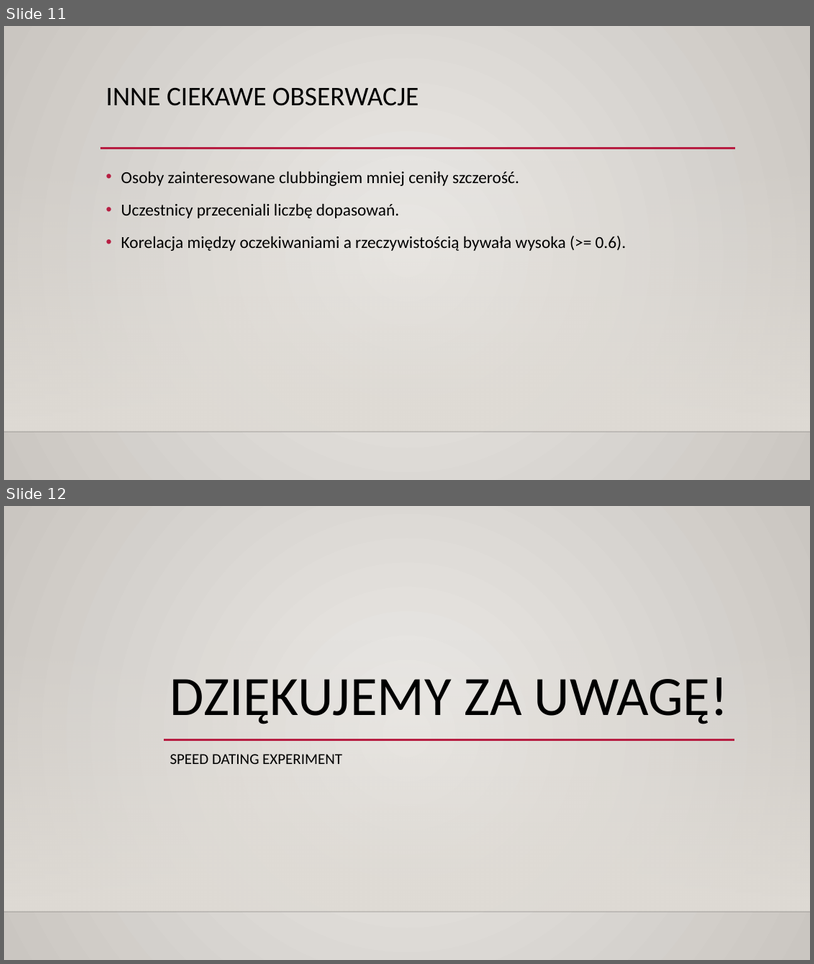
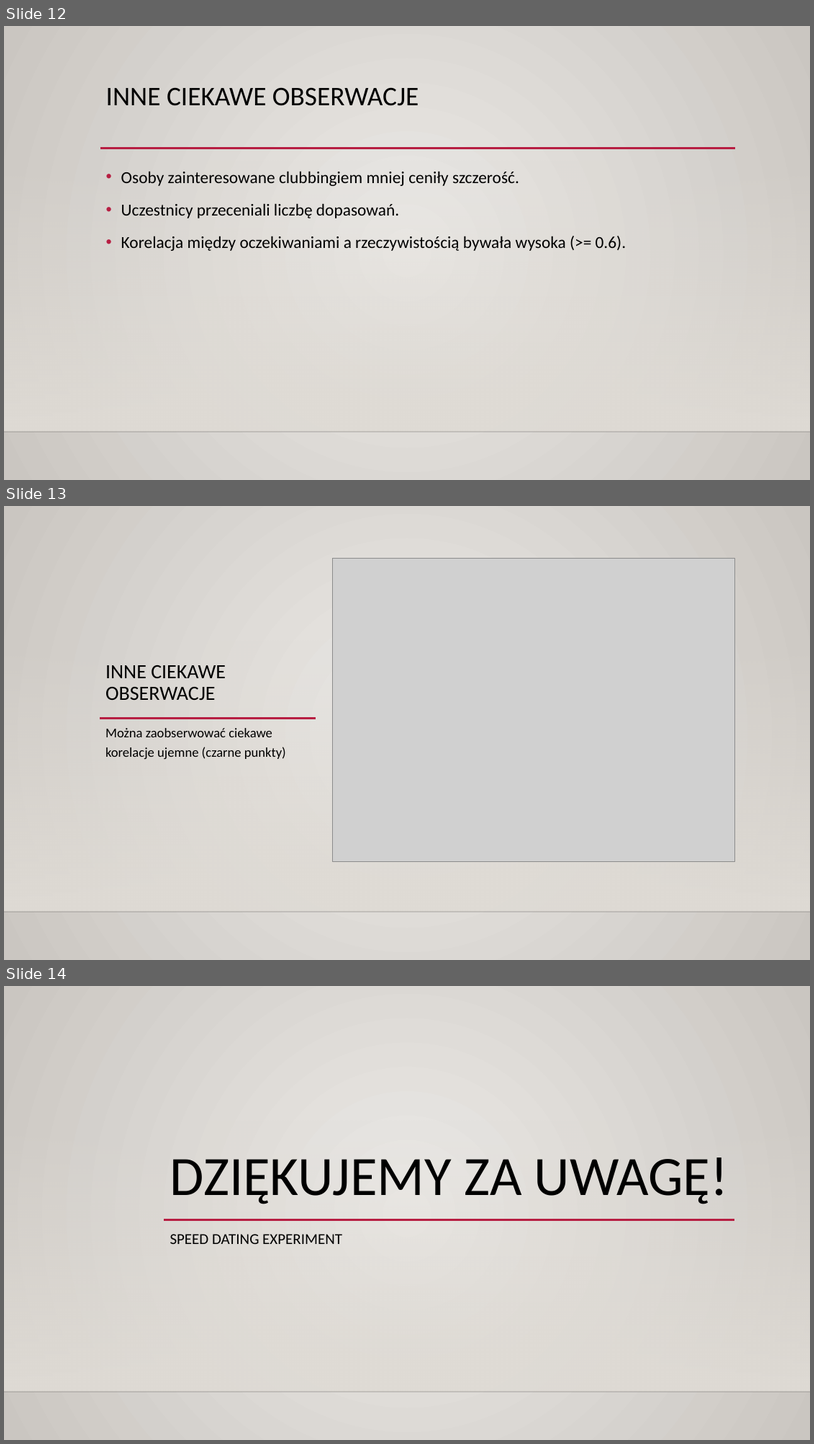
Before and after one commit to JakubBron/ed, a slide deck: Prezentacja.pptx. Shown one above the other, each under a label of ours: slides 11 and 12 before the commit, slides 12, 13 and 14 after it. The pictures are 814x964 and 814x1444 pixels, drawn with LibreOffice and Linux fonts; fonts in the diff are those of the drawing; grey boxes stand for pictures; background and template pictures are left out. Boxes give left, top, right and bottom in pixels: in the first picture for what was removed or moved away, otherwise in the second. Text is boxed around its words. In the diff, an @@ line names an element or a change of style, - is before the commit and + after.

```diff
--- a/Prezentacja.pptx
+++ b/Prezentacja.pptx
@@ slide 13 added at [4,506,810,960], background gradient #ECEAE7 to #CAC7C1; not listed: 2 template elements that a slide beside it also shows @@
@@ picture added at [333,558,736,861] @@
@@ title added at [106,665,226,700], 24 pt, text #000000 @@
+INNE CIEKAWE OBSERWACJE
@@ line added from (100, 718) to (316, 718), #B71E42 2.5 pt @@
@@ text added at [106,728,286,759], 16 pt, text #000000 @@
+Można zaobserwować ciekawe korelacje ujemne (czarne punkty)
@@ what was slide 11 is now slide 12 @@
@@ what was slide 12 is now slide 14 @@
```
Also in this commit, not shown: 4 slides changed, 1 other slide added, 3 other files.
